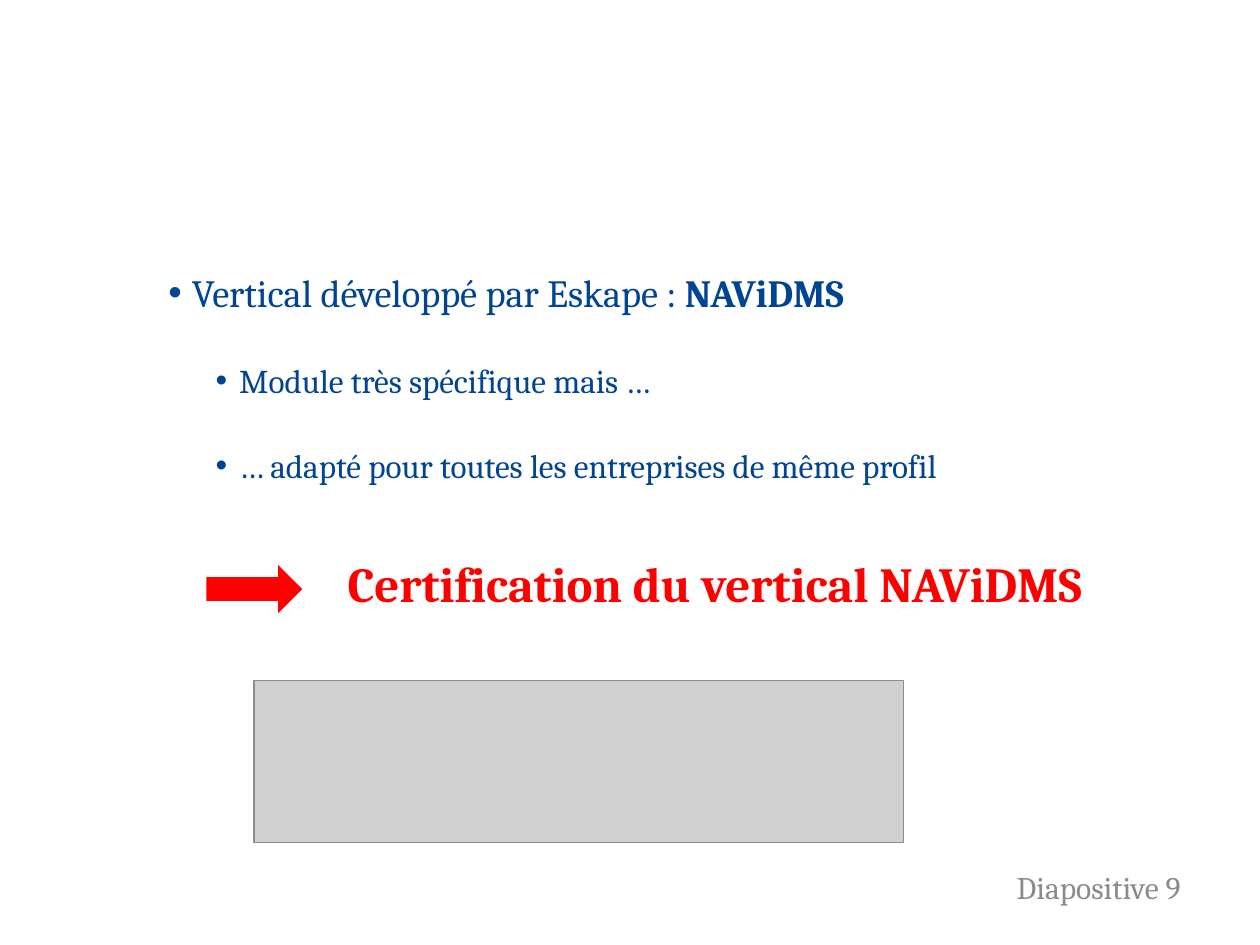
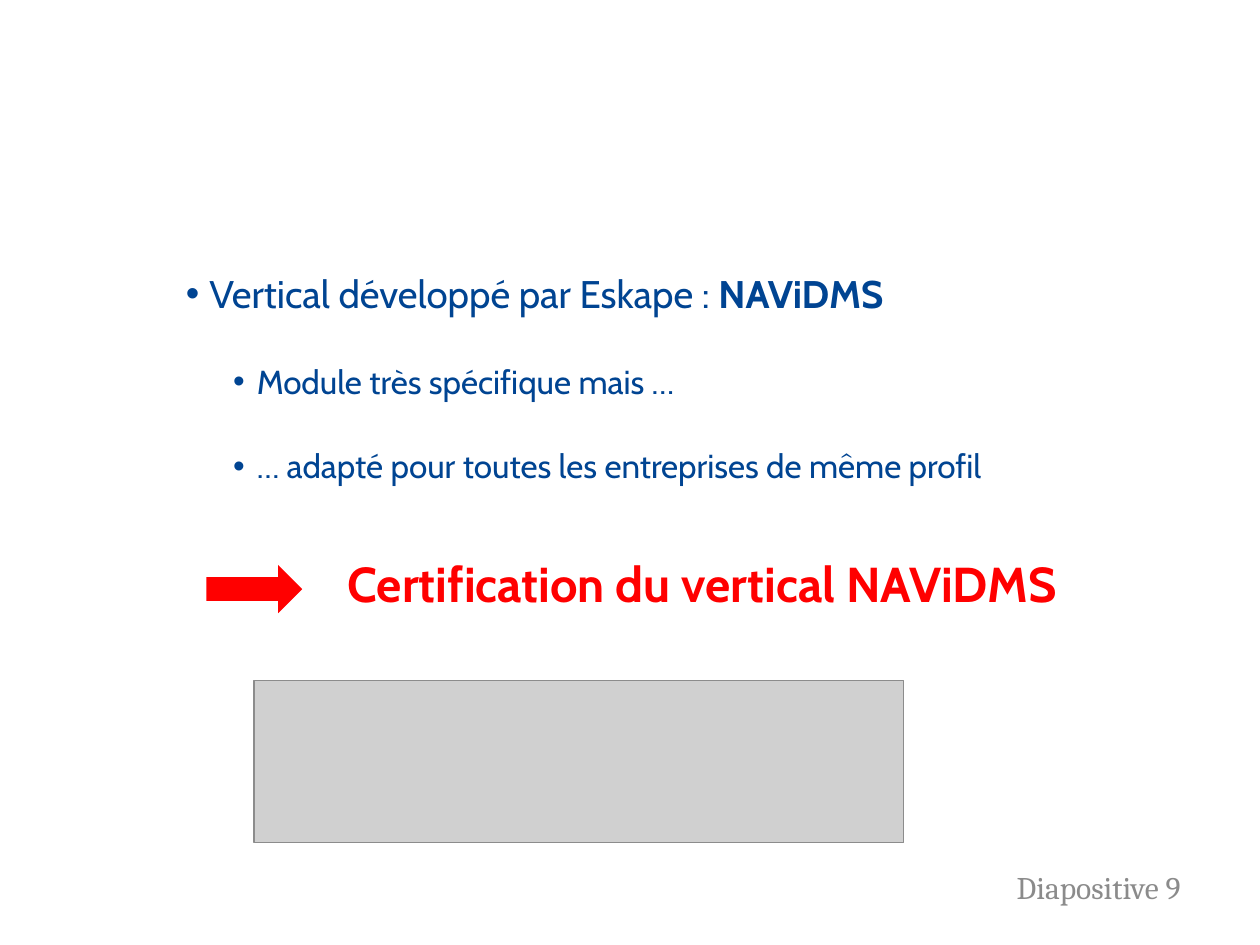
Before and after one commit to FlorentALAPETITE/Rapport_Stage_2017, a slide deck: slide 9 of Soutenance_Stage.pptx. Drawn at 1260x945 pixels with LibreOffice and Linux fonts; fonts in the diff are those of the drawing; grey boxes stand for pictures; background and template pictures are left out. Boxes give left, top, right and bottom in pixels: in the first picture for what was removed or moved away, otherwise in the second. Text is boxed around its words. In the diff, an @@ line names an element or a change of style, - is before the commit and + after.

```diff
--- a/Soutenance_Stage.pptx
+++ b/Soutenance_Stage.pptx
@@ text "Vertical développé par Eskape : ..." at (x1=209, y1=279, x2=982, y2=486): font Cambria to Cabin @@
@@ text "Vertical développé par Eskape : ..." moved from (x1=192, y1=280, x2=936, y2=485) to (x1=209, y1=279, x2=982, y2=486) @@
@@ text "Certification du vertical NAViDMS" at (x1=348, y1=565, x2=1056, y2=603): font Cambria to Cabin @@
```
Also in this commit, not shown: 12 other slides changed, 8 slides added, 2 slides removed, 26 other files.
